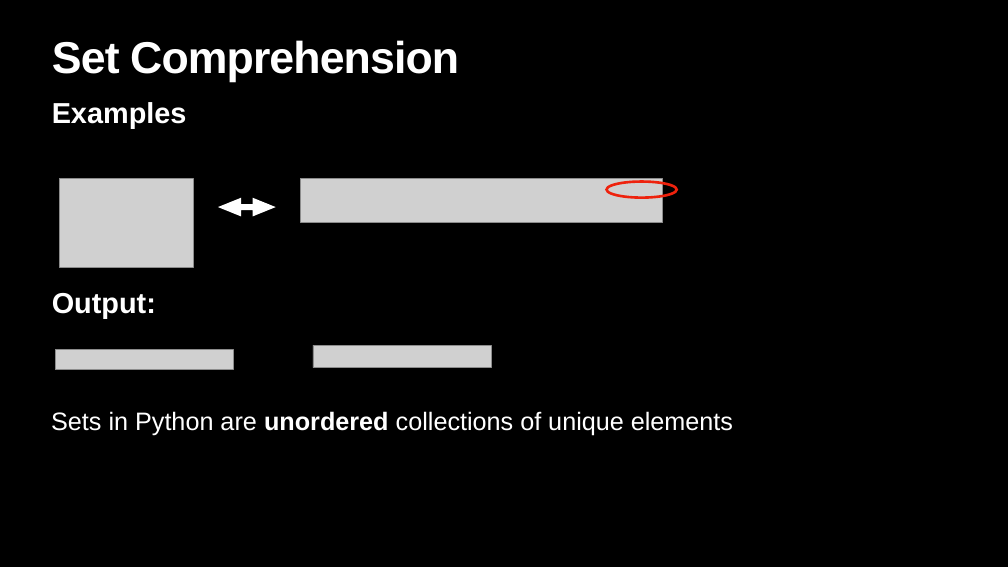
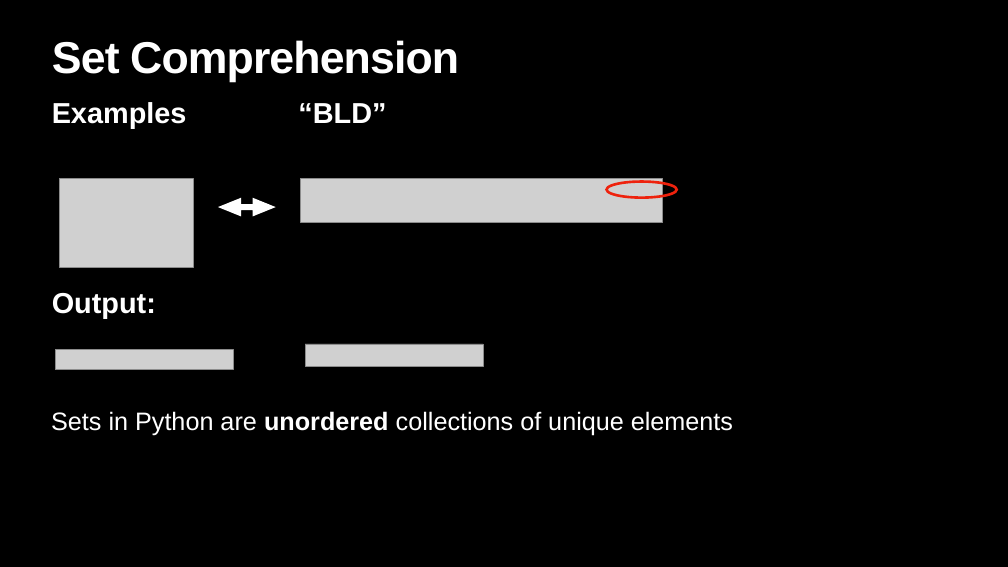
Before and after one commit to xiwu5/lightningtechtalk, a slide deck: slide 7 of Lightning Talk02.pptx (slide 9 before the commit). Drawn at 1008x567 pixels with LibreOffice and Linux fonts; fonts in the diff are those of the drawing; grey boxes stand for pictures; background and template pictures are left out. Boxes give left, top, right and bottom in pixels: in the first picture for what was removed or moved away, otherwise in the second. Text is boxed around its words. In the diff, an @@ line names an element or a change of style, - is before the commit and + after.

```diff
--- a/Lightning Talk02.pptx
+++ b/Lightning Talk02.pptx
@@ text at [52,102,386,129]: text changed @@
-Examples
+Examples “BLD”
@@ picture: place and size @@
-picture at [313,345,491,368]
+picture at [305,344,483,366]
```
Also in this commit, not shown: 5 other slides changed, 2 slides added, 6 slides removed.
